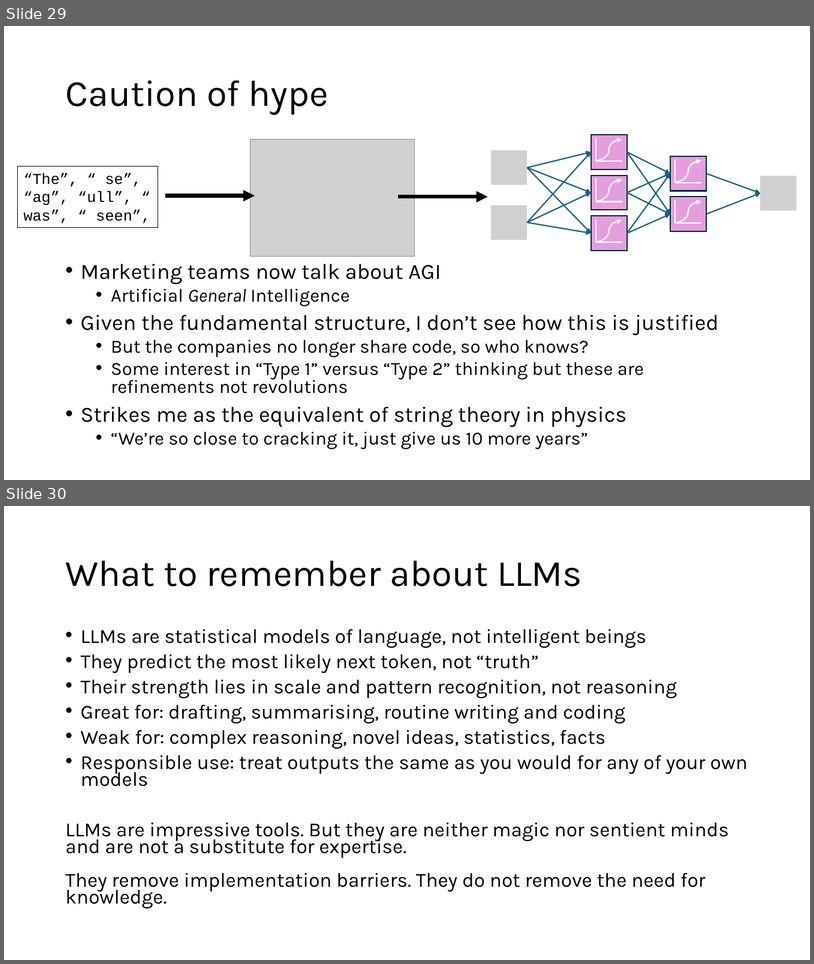
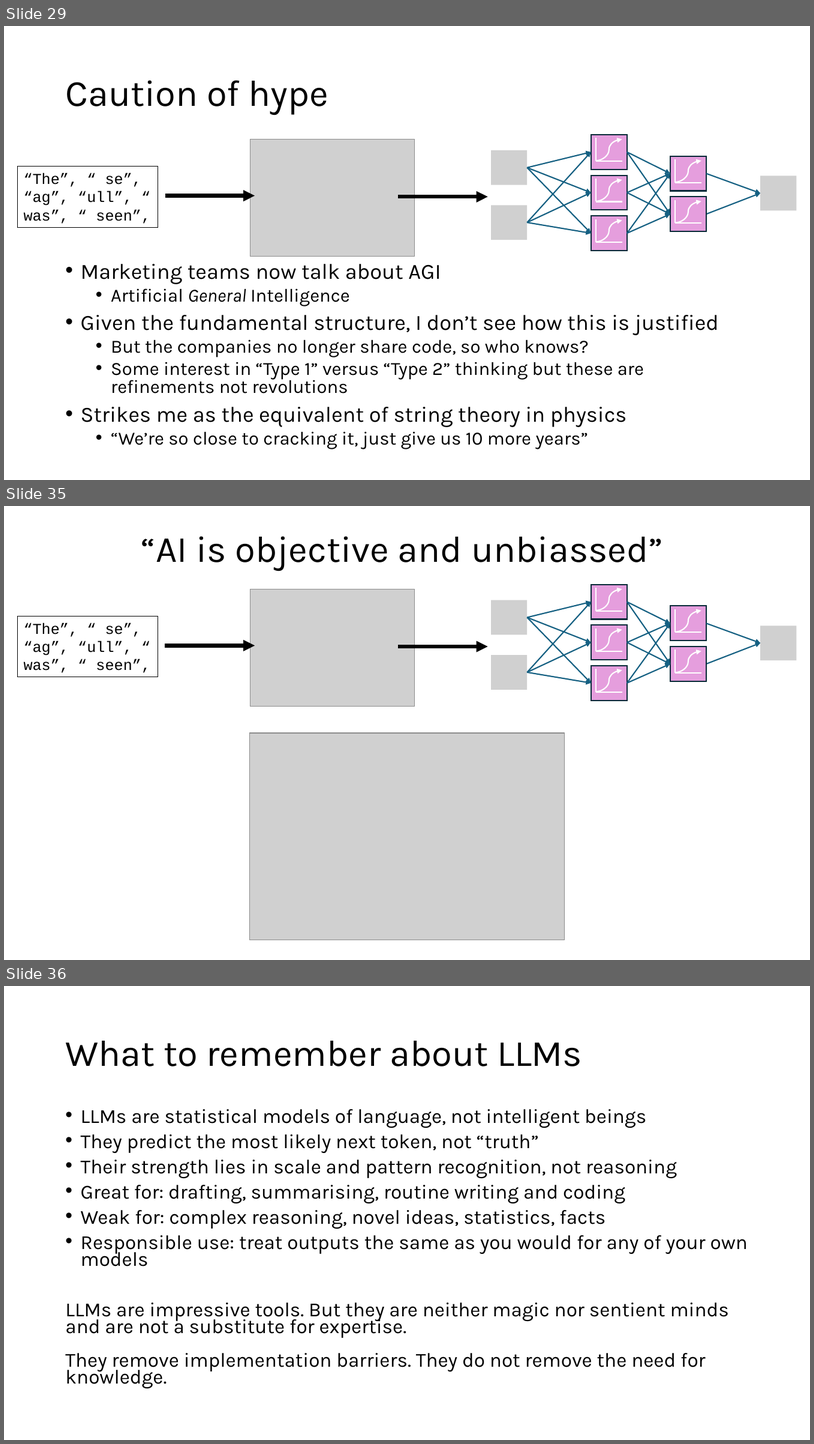
Before and after one commit to DeonRoos/stats-for-biologists, a slide deck: Lectures/BI3010 Lecture XX Large Language Models.pptx. Shown one above the other, each under a label of ours: slides 29 and 30 before the commit, slides 29, 35 and 36 after it; the slides between them are not shown. The pictures are 814x964 and 814x1444 pixels, drawn with LibreOffice and Linux fonts; fonts in the diff are those of the drawing; grey boxes stand for pictures. Boxes give left, top, right and bottom in pixels: in the first picture for what was removed or moved away, otherwise in the second. Text is boxed around its words. In the diff, an @@ line names an element or a change of style, - is before the commit and + after.

```diff
--- a/Lectures/BI3010 Lecture XX Large Language Models.pptx
+++ b/Lectures/BI3010 Lecture XX Large Language Models.pptx
@@ slide 35 added at bbox=[4, 506, 810, 960], background #FFFFFF @@
@@ title added at bbox=[141, 536, 663, 571], 44 pt, text #000000 @@
+“AI is objective and unbiassed”
@@ group added at bbox=[17, 585, 797, 706]: 16 arrows, 10 lines, 6 rectangles, 5 curved arrows, 4 pictures @@
+“The”, “ se”, “ag”, “ull”, “ was”, “ seen”,
@@ picture added at bbox=[249, 733, 565, 940] @@
@@ what was slide 30 is now slide 36 @@
```
Also in this commit, not shown: 3 slides changed, 5 other slides added.
